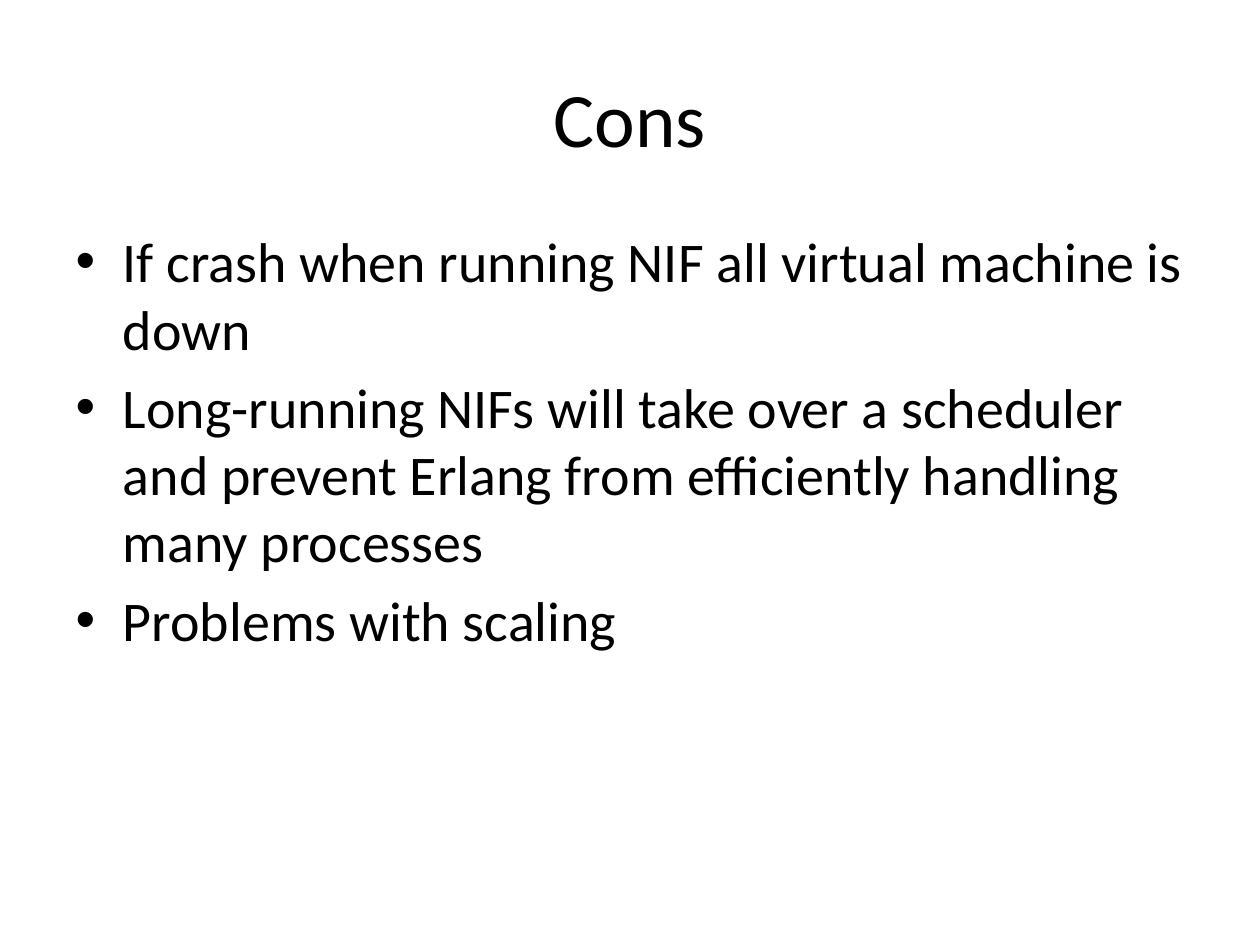
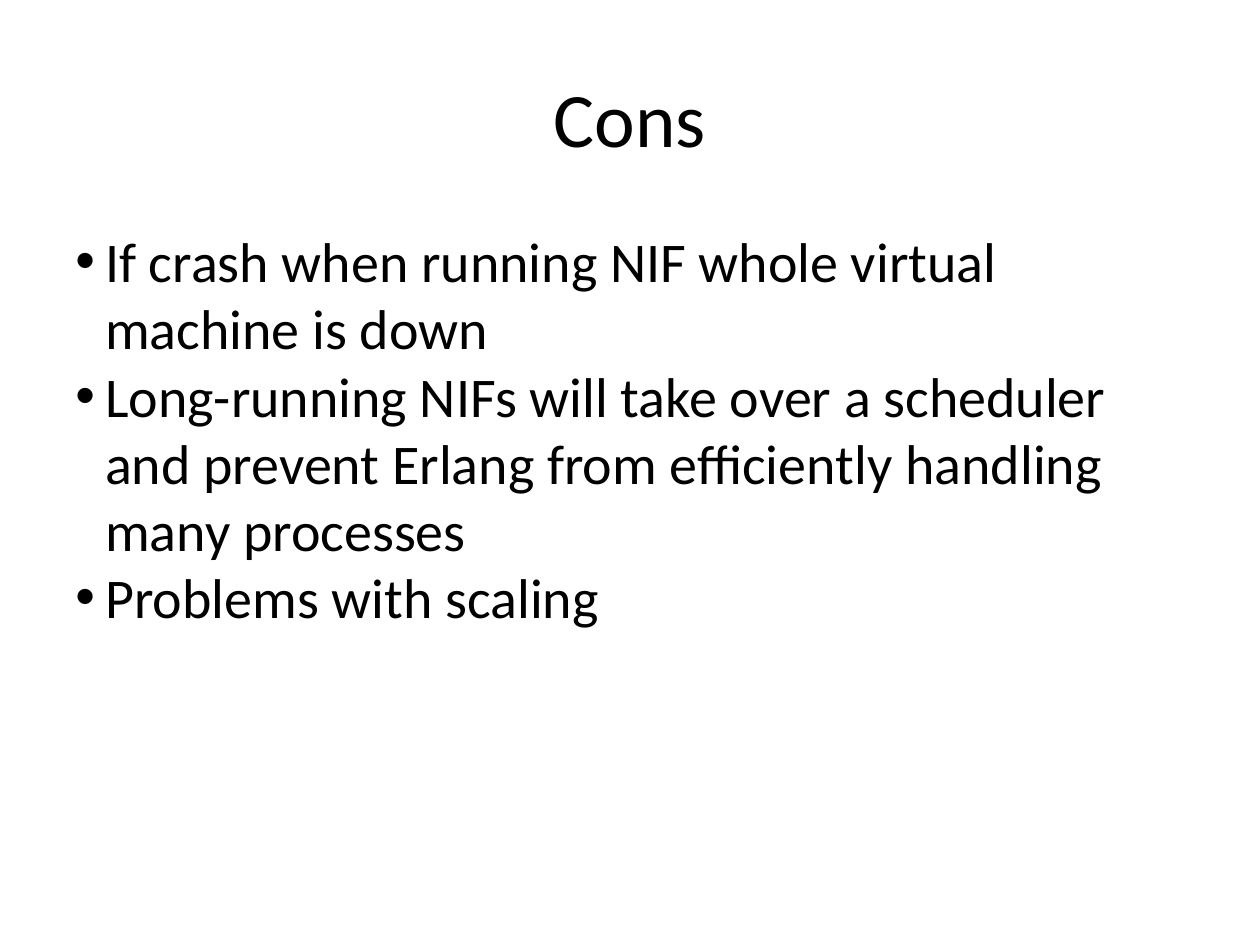
Before and after one commit to fib1123/nif_erlangproject, a slide deck: slide 6 of NIF.pptx. Drawn at 1260x945 pixels with LibreOffice and Linux fonts; fonts in the diff are those of the drawing. Boxes give left, top, right and bottom in pixels: in the first picture for what was removed or moved away, otherwise in the second. Text is boxed around its words. In the diff, an @@ line names an element or a change of style, - is before the commit and + after.

```diff
--- a/NIF.pptx
+++ b/NIF.pptx
@@ text at [105,243,996,350]: text changed @@
-• If crash when running NIF all virtual machine is down
+• If crash when running NIF whole virtual machine is down
@@ text at [105,378,1106,628]: indent changed; less space between paragraphs @@
```
Also in this commit, not shown: 3 other slides changed, 6 slides added, 1 other file.
